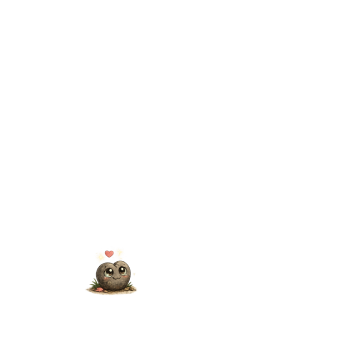
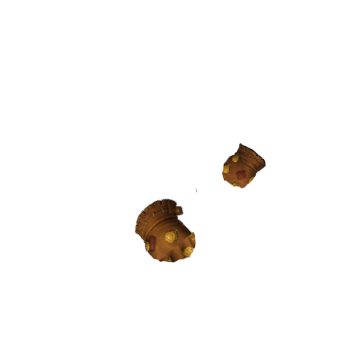
Comparing the layer stacks of the two 350 × 350 images. Changes:
added group "gant" with 2 layers above "1_cape-cote" over <box>134,142,266,263</box>
added layer "gant gauche" in group "gant" over <box>134,198,196,263</box>
added layer "gant droit" in group "gant" over <box>196,142,266,205</box>
hid "cailloux" over <box>85,248,138,296</box>
